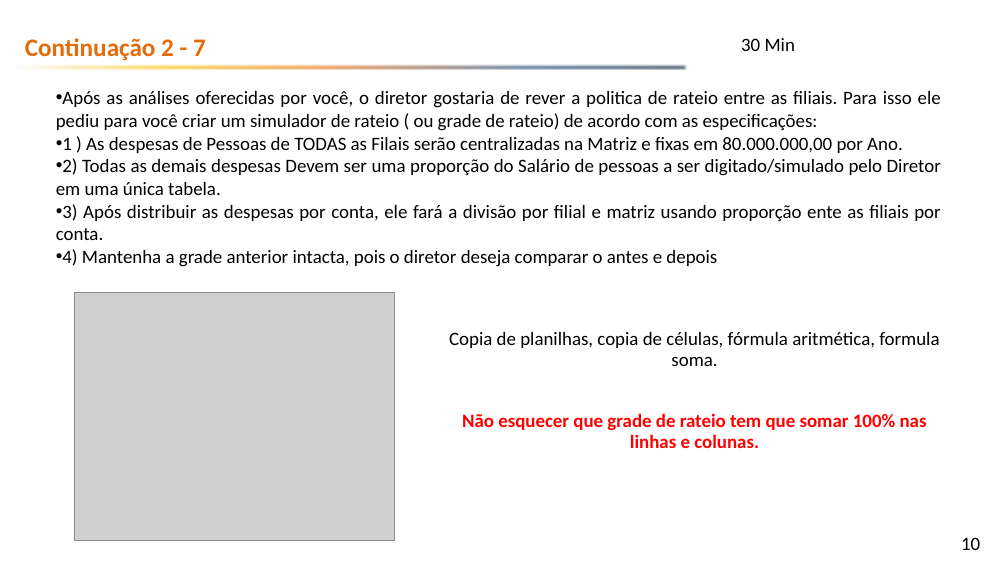
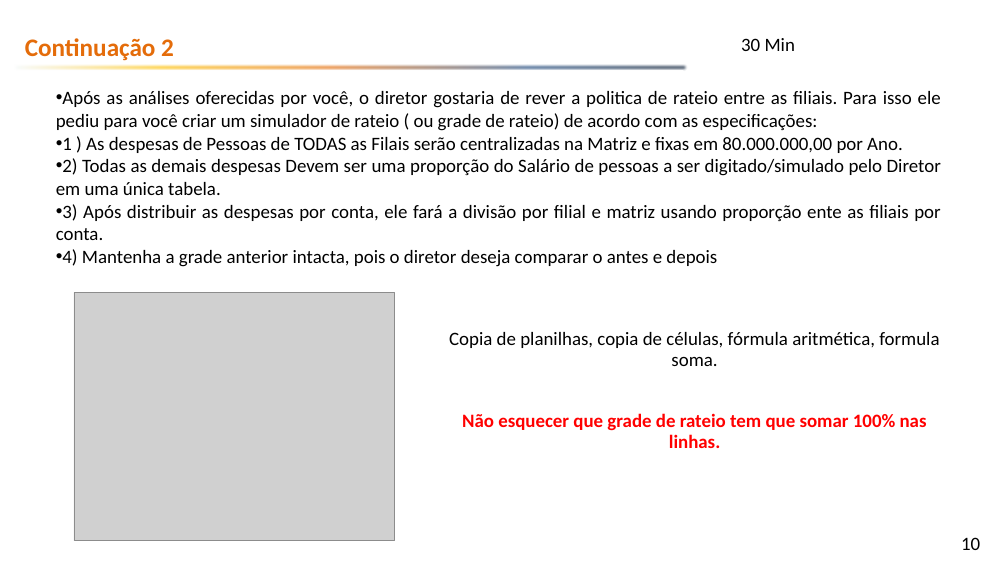
Before and after one commit to emerson-fenrir/Excel_Basico, a slide deck: slide 10 of Alunos/Atividades.pptx. Drawn at 1008x567 pixels with LibreOffice and Linux fonts; fonts in the diff are those of the drawing; grey boxes stand for pictures; background and template pictures are left out. Boxes give left, top, right and bottom in pixels: in the first picture for what was removed or moved away, otherwise in the second. Text is boxed around its words. In the diff, an @@ line names an element or a change of style, - is before the commit and + after.

```diff
--- a/Alunos/Atividades.pptx
+++ b/Alunos/Atividades.pptx
@@ text at [25,38,174,61]: text changed @@
-Continuação 2 - 7
+Continuação 2
@@ text at [462,413,927,448]: text changed @@
-Não esquecer que grade de rateio tem que somar 100% nas linhas e colunas.
+Não esquecer que grade de rateio tem que somar 100% nas linhas.
```
Also in this commit, not shown: 2 other slides changed, 1 slide added, 57 other files.
